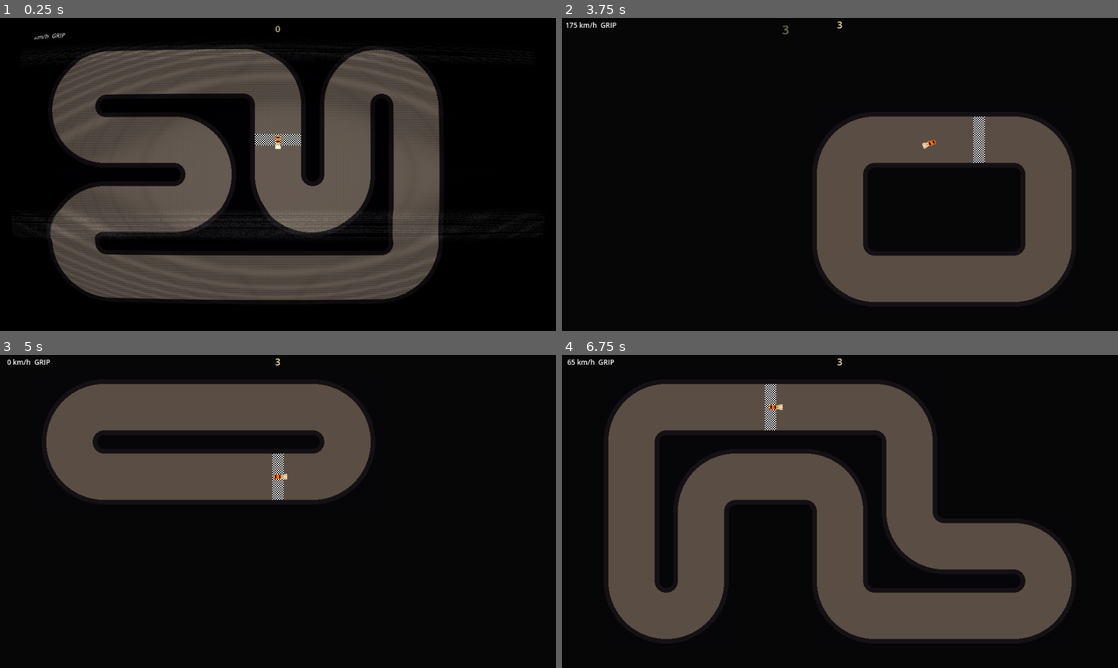
Above: before the commit, frames 1-4 (two rows, left to right).
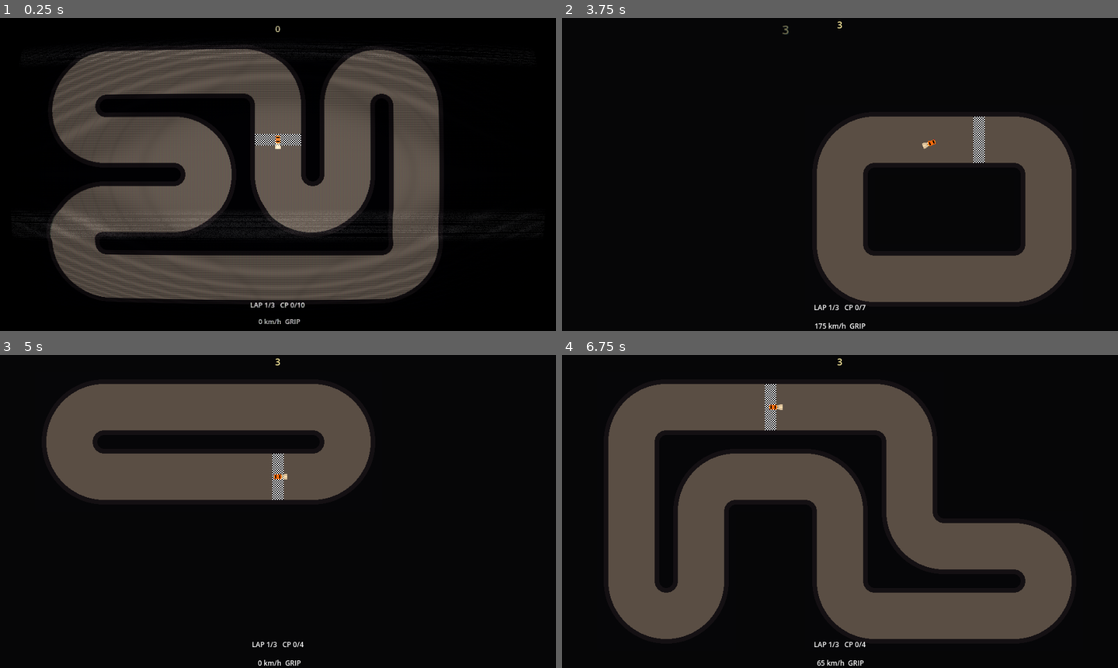
Above: after the commit, the same moments.

Repository: eben-vranken/scrapdrift
Game: Godot game, scene res://scenes/arena.tscn
The game is run twice, just before and just after one commit, with the same random seed, the same clock (stepped at 60 frames per second) and the same inputs.
Inputs:
- Up to frame 1 (0.25 s): no input
- Up to frame 2 (3.75 s): hold D (steer_right) 0.53-1.28 s; hold Space (drift) 0.53-1.28 s; tap G (regenerate) at 0.8, 1.35, 2.3, 2.85 s; hold S (brake) 1.28-2.03 s; tap Space (drift) at 1.55, 3.05 s; hold D (steer_right) 2.03-2.78 s; hold Space (drift) 2.03-2.78 s; hold W (accelerate) 2.78-3.53 s; hold A (steer_left) from 3.53 s (still down); hold F (toggle_crt) from 3.53 s (still down)
- Up to frame 3 (5 s): keep holding A (steer_left); tap G (regenerate) at 3.8 s; tap R (respawn) at 4.15 s; tap Enter at 4.25 s; release F (toggle_crt) at 4.28 s; tap Space (drift) at 4.35 s
- Up to frame 4 (6.75 s): tap R (respawn) at 5, 5.75, 6.5 s; release A (steer_left) at 5.03 s; hold S (brake) 5.03-5.78 s; hold G (regenerate) 5.03-5.78 s; hold D (steer_right) 5.78-6.53 s; tap Space (drift) at 5.85 s; hold W (accelerate) from 6.53 s (still down); hold G (regenerate) from 6.53 s (still down)

The runs differ from the first frame. In frame 1, 0.2% of the frame differs, in the area x 6-55%, y 4-98%; in frame 2, 0.3%, in the area x 0-55%, y 1-100%; in frame 3, 0.2%; in frame 4, 0.3%.

Commit message:
feat: lap system

Diff:
--- a/scenes/arena.tscn
+++ b/scenes/arena.tscn
@@ -7,6 +7,16 @@
 [ext_resource type="Script" uid="uid://b3q2871bllxx3" path="res://scripts/skid_marks.gd" id="5_skid"]
 [ext_resource type="Script" uid="uid://djjg7oyvhlvos" path="res://scripts/drift_score.gd" id="6_score"]
 [ext_resource type="Script" uid="uid://ce8deyk11r5yq" path="res://scripts/drift_popups.gd" id="7_pops"]
+[ext_resource type="Script" uid="uid://4dejmmj07pl7" path="res://scripts/lap_system.gd" id="8_laps"]
+[ext_resource type="Script" uid="uid://db2o4jbic7lld" path="res://scripts/screen_transition.gd" id="9_trans"]
+[ext_resource type="Shader" uid="uid://ch25u38rehbdc" path="res://shaders/diamond_wipe.gdshader" id="10_wipe"]
+
+[sub_resource type="ShaderMaterial" id="Mat_wipe"]
+shader = ExtResource("10_wipe")
+shader_parameter/cell_count = 14.0
+shader_parameter/progress = 0.0
+shader_parameter/spread = 0.6
+shader_parameter/cover_color = Color(0, 0, 0, 1)
 
 [node name="Arena" type="Node2D" unique_id=1666835188]
 script = ExtResource("1_arena")
@@ -34,14 +44,39 @@
 z_index = 100
 script = ExtResource("7_pops")
 
+[node name="LapSystem" type="Node" parent="." unique_id=1782004313]
+script = ExtResource("8_laps")
+
 [node name="HUD" type="CanvasLayer" parent="." unique_id=1047362807]
 
 [node name="Readout" type="Label" parent="HUD" unique_id=151312461]
-offset_left = 6.0
-offset_top = 4.0
-offset_right = 200.0
-offset_bottom = 20.0
+anchors_preset = 7
+anchor_left = 0.5
+anchor_top = 1.0
+anchor_right = 0.5
+anchor_bottom = 1.0
+offset_left = -97.0
+offset_top = -17.0
+offset_right = 97.0
+grow_horizontal = 2
+grow_vertical = 0
 theme_override_font_sizes/font_size = 12
+horizontal_alignment = 1
+
+[node name="LapReadout" type="Label" parent="HUD" unique_id=151312463]
+anchors_preset = 7
+anchor_left = 0.5
+anchor_top = 1.0
+anchor_right = 0.5
+anchor_bottom = 1.0
+offset_left = -97.0
+offset_top = -49.0
+offset_right = 97.0
+offset_bottom = -32.0
+grow_horizontal = 2
+grow_vertical = 0
+theme_override_font_sizes/font_size = 12
+horizontal_alignment = 1
 
 [node name="Score" type="Label" parent="HUD" unique_id=151312462]
 anchors_preset = 5
@@ -59,4 +94,18 @@
 text = "0"
 horizontal_alignment = 1
 
+[node name="ScreenTransition" type="CanvasLayer" parent="." unique_id=1782004314]
+layer = 90
+script = ExtResource("9_trans")
+
+[node name="Screen" type="ColorRect" parent="ScreenTransition" unique_id=1782004315]
+z_index = 1
+material = SubResource("Mat_wipe")
+anchors_preset = 15
+anchor_right = 1.0
+anchor_bottom = 1.0
+grow_horizontal = 2
+grow_vertical = 2
+mouse_filter = 2
+
 [node name="CRTOverlay" parent="." unique_id=96613536 instance=ExtResource("4_crt")]
--- /dev/null
+++ b/scenes/finish_line.tscn
@@ -0,0 +1,16 @@
+[gd_scene format=3]
+
+; The finish trigger, sized to the checkered strip on finish.png rather than the
+; whole tile. Thin along the road (x) so a lap only counts as the car crosses the
+; actual line, and as tall as the drivable corridor (y) so it cannot be driven
+; around. LapSystem instances this, drops it on the finish cell and rotates it to
+; the track's travel direction; the strip is symmetric so only that alignment
+; matters. Tune the shape here to match the art.
+
+[sub_resource type="RectangleShape2D" id="Shape_line"]
+size = Vector2(24, 80)
+
+[node name="FinishLine" type="Area2D"]
+
+[node name="CollisionShape2D" type="CollisionShape2D" parent="."]
+shape = SubResource("Shape_line")
--- a/scripts/arena.gd
+++ b/scripts/arena.gd
@@ -5,15 +5,27 @@
 
 const CarScript := preload("res://scripts/car.gd")
 const ScoreScript := preload("res://scripts/drift_score.gd")
+const LapSystemScript := preload("res://scripts/lap_system.gd")
 
 @onready var car: CarScript = $Car
 @onready var track := $Track
 @onready var skid_marks := $SkidMarks
 @onready var drift_score: ScoreScript = $DriftScore
+@onready var lap_system: LapSystemScript = $LapSystem
+@onready var transition := $ScreenTransition
 @onready var readout: Label = $HUD/Readout
 @onready var score_readout: Label = $HUD/Score
+@onready var lap_readout: Label = $HUD/LapReadout
+
+## How long the car coasts, uncontrolled, between crossing the finish and the
+## wipe starting. Long enough to watch the run land; short enough not to drag.
+const FINISH_RIDE_TIME := 1.0
 
 var spawn_point: Transform2D
+## True from the finish crossing until the new track is fully revealed. Covers
+## both the coasting second and the wipe, and is what locks out player input and
+## keeps a car that dies in that window dead.
+var _finishing := false
 
 
 func _ready() -> void:
@@ -31,6 +43,16 @@
 	score_readout.pivot_offset = score_readout.size * 0.5
 	drift_score.score_changed.connect(_on_score_changed)
 
+	lap_system.race_won.connect(_on_race_won)
+	lap_system.checkpoint_passed.connect(_on_lap_progress)
+	lap_system.lap_completed.connect(_on_lap_progress)
+	lap_system.lap_completed.connect(_on_lap_finished)
+	track.rebuilt.connect(_on_lap_progress)
+	# The swap happens while the wipe has the screen fully black, never in view.
+	transition.covered.connect(_swap_track)
+	transition.finished.connect(_on_transition_finished)
+	_on_lap_progress()
+
 
 func _process(_delta: float) -> void:
 	var state := "DRIFT" if car.is_drifting else "GRIP"
@@ -38,8 +60,13 @@
 
 
 func _unhandled_input(event: InputEvent) -> void:
+	# From the finish crossing through the coasting second and the wipe, the run is
+	# out of the player's hands; swallow respawn and regenerate until it is back.
+	if _finishing:
+		return
 	if event.is_action_pressed("respawn"):
 		car.reset(spawn_point)
+		lap_system.reset_progress()
 	elif event.is_action_pressed("regenerate"):
 		track.generate()
 		spawn_point = track.get_spawn()
@@ -57,6 +84,66 @@
 
 
 func _on_car_crashed() -> void:
+	# A crash during the victory second stays a crash: the run is already over, so
+	# leave the car where it died rather than snapping it back to the line. Freeze
+	# it on the spot too, or it would sit against the wall re-crashing every frame.
+	# The wipe is moments away and will clear it.
+	if _finishing:
+		car.set_physics_process(false)
+		return
 	# Placeholder for the real instant-death handling. The combo is not dealt with
-	# here: the score watches the same signal and drops it on its own.
+	# here: the score watches the same signal and drops it on its own, and the lap
+	# system watches it too to clear whatever checkpoints were pending.
 	car.reset(spawn_point)
+
+
+## The race is over. The car coasts out the finish for a beat with the controls
+## dead, then the wipe takes over. Freezing waits until the wipe actually starts,
+## so the car keeps rolling through the celebration rather than stopping on a dime.
+func _on_race_won() -> void:
+	_finishing = true
+	car.input_locked = true
+
+	await get_tree().create_timer(FINISH_RIDE_TIME).timeout
+
+	car.set_physics_process(false)
+	transition.play()
+
+
+## The new track is fully revealed. Hand control back and re-arm for the next win.
+func _on_transition_finished() -> void:
+	car.set_physics_process(true)
+	car.input_locked = false
+	_finishing = false
+
+
+## Runs on the wipe's black midpoint, off the transition's covered signal. Two
+## things ride on that timing. The obvious one is that the new track is never
+## seen popping in. The other is that covered fires from a tween, on an idle
+## frame, so building the track here lands clear of the physics flush the finish
+## trigger fired from, which is not allowed to add the new barrier bodies.
+##
+## The lap system rebuilds its own checkpoints off track.rebuilt, so this only
+## has to deal with the parts arena owns: the car and its spawn point.
+func _swap_track() -> void:
+	track.generate()
+	spawn_point = track.get_spawn()
+	car.reset(spawn_point)
+
+
+## Crossing the finish line banks whatever combo is pending, so a lap's drifts
+## are cashed into the score at the line rather than left on the link-window clock
+## or carried into the next track. Fires on every lap, the final one included.
+func _on_lap_finished(_lap: int, _laps: int) -> void:
+	drift_score.cash_in()
+
+
+## Takes optional args it ignores, so the same handler can sit on the bare
+## rebuilt signal and on checkpoint_passed / lap_completed, which carry two each.
+func _on_lap_progress(_a = null, _b = null) -> void:
+	lap_readout.text = "LAP %d/%d   CP %d/%d" % [
+		mini(lap_system.lap + 1, lap_system.laps_to_win),
+		lap_system.laps_to_win,
+		lap_system.next_checkpoint,
+		lap_system.checkpoint_count(),
+	]
--- a/scripts/car.gd
+++ b/scripts/car.gd
@@ -92,6 +92,11 @@
 var drift_angle := 0.0
 var is_drifting := false
 
+## When true the car ignores all driving input and just coasts, still colliding
+## and still able to crash. Set for the victory second after the finish line, so
+## the run plays itself out instead of being steered through the celebration.
+var input_locked := false
+
 var _drift_angular_velocity := 0.0
 var _drift_rumble_timer := 0.0
 var _crash_rumble_left := 0.0
@@ -104,9 +109,15 @@
 
 
 func _physics_process(delta: float) -> void:
-	var steer := Input.get_axis("steer_left", "steer_right")
-	var throttle := Input.get_action_strength("accelerate")
-	var brake := Input.get_action_strength("brake")
+	# Locked out during the victory second: the car keeps its momentum and physics
+	# but the sticks read flat, so it coasts the finish rather than being driven.
+	var steer := 0.0
+	var throttle := 0.0
+	var brake := 0.0
+	if not input_locked:
+		steer = Input.get_axis("steer_left", "steer_right")
+		throttle = Input.get_action_strength("accelerate")
+		brake = Input.get_action_strength("brake")
 
 	# Drift state is decided first so the speed rules below know which set to
 	# apply this frame rather than last frame's.
@@ -162,7 +173,7 @@
 ## Entry is gated on speed. Staying in a drift is gated on nothing: the only
 ## thing that ends it is the player letting go of the button.
 func _update_drift(steer: float, delta: float) -> void:
-	var held := Input.is_action_pressed("drift")
+	var held := not input_locked and Input.is_action_pressed("drift")
 	if held and not is_drifting:
 		if absf(speed) >= drift_entry_speed:
 			is_drifting = true
--- a/scripts/drift_score.gd
+++ b/scripts/drift_score.gd
@@ -236,13 +236,25 @@
 
 
 func _bank() -> void:
+	# Captured before the reset below, which puts multiplier back to 1. The points
+	# already carry it, but the popup shows the multiplier alongside them, so it has
+	# to be the one the combo actually landed on.
+	var landed_multiplier := multiplier
 	var earned := roundi(pending * multiplier)
 	_reset_combo()
 	if earned <= 0:
 		return
 	score += earned
-	combo_banked.emit(earned, multiplier)
+	combo_banked.emit(earned, landed_multiplier)
 	score_changed.emit(score)
+
+
+## Banks the pending combo right now, wherever the link window happens to sit.
+## For a hard stop like crossing the finish line: the run's drifts are cashed into
+## the score then rather than left hanging on the clock or carried to the next
+## track. A no-op when there is nothing pending.
+func cash_in() -> void:
+	_bank()
 
 
 ## Points that never make it into the score. The signal carries what the combo
--- /dev/null
+++ b/scripts/lap_system.gd
@@ -0,0 +1,187 @@
+extends Node
+
+## Turns the generated track into a race, entirely behind the scenes: no visuals
+## of its own, just triggers and a lap count that the HUD reads.
+##
+## Checkpoints are areas dropped on a random subset of the track's cells, kept in
+## the order the car actually drives them. Each fills its whole tile, so there is
+## no line through the cell that misses it. The finish line only banks a lap once
+## every checkpoint has been touched since the last crossing, which is what stops
+## a lap being claimed by parking on the line or cutting the infield to skip the
+## loop. Reaching laps_to_win regenerates the track.
+##
+## A crash or a manual respawn sends the car back to the start line, so either
+## one clears whatever checkpoint progress was pending for the lap in flight.
+## Laps already banked are untouched, the same way a crash costs the drift combo
+## in flight but not the score already banked.
+
+signal checkpoint_passed(index: int, total: int)
+signal lap_completed(lap: int, laps_to_win: int)
+signal race_won
+
+const TrackScript := preload("res://scripts/track.gd")
+const CarScript := preload("res://scripts/car.gd")
+const FinishLineScene := preload("res://scenes/finish_line.tscn")
+
+@export var track_path: NodePath = ^"../Track"
+@export var car_path: NodePath = ^"../Car"
+
+@export_group("Checkpoints")
+## Share of the track's non-finish cells turned into checkpoints, redrawn at
+## random on every generation.
+@export_range(0.1, 1.0) var checkpoint_density := 0.45
+## Floor on the count above, so a short track never generates so few that the
+## finish line is effectively the whole race.
+@export var min_checkpoints := 3
+
+@export_group("Laps")
+@export var laps_to_win := 3
+
+var lap := 0
+var next_checkpoint := 0
+
+var _track: TrackScript
+var _car: CarScript
+var _rng := RandomNumberGenerator.new()
+var _finish_area: Area2D
+var _checkpoints: Array[Area2D] = []
+
+
+func _ready() -> void:
+	_track = get_node_or_null(track_path) as TrackScript
+	_car = get_node_or_null(car_path) as CarScript
+	if _track == null or _car == null:
+		push_error("LapSystem: track_path or car_path is wrong, laps will not be tracked.")
+		return
+
+	_rng.randomize()
+	_car.crashed.connect(reset_progress)
+	_track.rebuilt.connect(_on_track_rebuilt)
+	# Track has already built itself by the time this node's _ready runs, so the
+	# first course is laid out directly rather than waiting on a signal that has
+	# already fired. Later rebuilds come through _on_track_rebuilt.
+	_rebuild_course()
+
+
+func checkpoint_count() -> int:
+	return _checkpoints.size()
+
+
+## Clears whatever checkpoints are pending for the lap in progress, without
+## touching laps already banked. Safe to call any time, including mid-course.
+func reset_progress() -> void:
+	next_checkpoint = 0
+
+
+## A rebuild that lands mid-frame arrives while the physics server is flushing its
+## queries, since the finish trigger that regenerated the track is one of those
+## queries. Adding areas to a space is forbidden there, so the whole rebuild is
+## pushed to the idle frame after.
+func _on_track_rebuilt() -> void:
+	_rebuild_course.call_deferred()
+
+
+func _rebuild_course() -> void:
+	_clear_course()
+	lap = 0
+	next_checkpoint = 0
+
+	var cells := _pick_checkpoint_cells()
+	for i in cells.size():
+		_checkpoints.append(_make_trigger(cells[i], _on_checkpoint_entered.bind(i)))
+
+	_finish_area = _make_finish()
+
+
+func _clear_course() -> void:
+	for area in _checkpoints:
+		area.queue_free()
+	_checkpoints.clear()
+	if _finish_area != null:
+		_finish_area.queue_free()
+		_finish_area = null
+
+
+## Every cell but the finish, in the order the car actually drives them starting
+## just past the start line. Picking a random subset of positions within that
+## list rather than shuffling the cells themselves is what keeps the chosen
+## checkpoints in track order for free.
+func _pick_checkpoint_cells() -> Array[Vector2i]:
+	var path: Array = _track.path
+	var count := path.size()
+	var order: Array[int] = []
+	for step in range(1, count):
+		order.append(posmod(_track.finish_index + step, count))
+
+	var wanted := clampi(
+		roundi(order.size() * checkpoint_density), mini(min_checkpoints, order.size()), order.size()
+	)
+	var positions: Array = range(order.size())
+	_shuffle(positions)
+	positions = positions.slice(0, wanted)
+	positions.sort()
+
+	var cells: Array[Vector2i] = []
+	for p in positions:
+		cells.append(path[order[p]])
+	return cells
+
+
+## The trigger fills the whole tile, so there is no line through the cell that
+## misses it: cross the tile and the car body is inside the area.
+func _make_trigger(cell: Vector2i, on_entered: Callable) -> Area2D:
+	var area := Area2D.new()
+	area.position = _track.cell_to_world(cell)
+
+	var square := RectangleShape2D.new()
+	square.size = Vector2.ONE * _track.tile_size
+	var shape := CollisionShape2D.new()
+	shape.shape = square
+	area.add_child(shape)
+
+	area.body_entered.connect(on_entered)
+	add_child(area)
+	return area
+
+
+## The finish, unlike the checkpoints, is a concrete scene: its collision is the
+## checkered strip rather than the whole tile, so a lap banks as the car crosses
+## the actual line. get_spawn already gives the finish cell's position and travel
+## rotation, which is exactly the transform the strip has to sit at.
+func _make_finish() -> Area2D:
+	var finish: Area2D = FinishLineScene.instantiate()
+	var placement := _track.get_spawn()
+	finish.position = placement.origin
+	finish.rotation = placement.get_rotation()
+	finish.body_entered.connect(_on_finish_entered)
+	add_child(finish)
+	return finish
+
+
+## Ignores anything out of sequence rather than erroring on it, so driving past a
+## later checkpoint before an earlier one is simply a non-event: the car has to
+## come back round for the one that is actually due.
+func _on_checkpoint_entered(body: Node2D, index: int) -> void:
+	if body != _car or index != next_checkpoint:
+		return
+	next_checkpoint += 1
+	checkpoint_passed.emit(index, _checkpoints.size())
+
+
+func _on_finish_entered(body: Node2D) -> void:
+	if body != _car or next_checkpoint < _checkpoints.size():
+		return
+	next_checkpoint = 0
+
+	lap += 1
+	lap_completed.emit(lap, laps_to_win)
+	if lap >= laps_to_win:
+		race_won.emit()
+
+
+func _shuffle(array: Array) -> void:
+	for i in range(array.size() - 1, 0, -1):
+		var j := _rng.randi_range(0, i)
+		var swap = array[i]
+		array[i] = array[j]
+		array[j] = swap
--- /dev/null
+++ b/scripts/screen_transition.gd
@@ -0,0 +1,74 @@
+extends CanvasLayer
+
+## Drives the diamond wipe that hides one track being swapped for the next.
+##
+## A run is two halves. The cover half grows the diamonds until the screen is
+## solid, and at that instant `covered` fires: this is the one frame on which the
+## old track can be torn down and the new one built without any of it showing.
+## The reveal half shrinks them back to nothing.
+##
+## Whatever listens to `covered` also gets the wipe for free as a fix for a
+## subtler problem. A track rebuilt straight out of the finish trigger runs while
+## the physics server is mid-flush, which it forbids. `covered` fires from a tween
+## step, i.e. on an idle frame, so the rebuild hung off it lands safely clear of
+## that flush.
+
+## The screen is fully black and the swap can happen. Fires once per play, at the
+## turn between covering and revealing.
+signal covered
+
+## The wipe has fully retracted and the new track is on show.
+signal finished
+
+## Seconds each half of the wipe takes. The cover is a touch quicker than the
+## reveal so the screen commits to black fast and then opens up more gently onto
+## whatever was built behind it.
+@export var cover_time := 0.35
+@export var reveal_time := 0.45
+
+@onready var _screen: ColorRect = $Screen
+
+var _material: ShaderMaterial
+var _running := false
+
+
+func _ready() -> void:
+	_material = _screen.material as ShaderMaterial
+	# Starts fully open and out of the way. mouse_filter is set in the scene so
+	# the transparent rect never eats input while it is idle.
+	_set_progress(0.0)
+	visible = false
+
+
+## Runs the full wipe. Ignores a second call while one is already under way, so a
+## double lap trigger cannot start two overlapping sweeps.
+func play() -> void:
+	if _running:
+		return
+	_running = true
+	visible = true
+
+	var tween := create_tween()
+	tween.tween_method(_set_progress, 0.0, 1.0, cover_time).set_ease(Tween.EASE_IN)
+	# The swap point. Emitted from inside the tween, so it lands on an idle frame
+	# rather than in the physics flush the lap trigger fired from.
+	tween.tween_callback(func() -> void: covered.emit())
+	tween.tween_method(_set_progress, 1.0, 0.0, reveal_time).set_ease(Tween.EASE_OUT)
+	tween.tween_callback(_end)
+
+
+## True from the moment a wipe starts until it has fully retracted. Callers gate
+## input on this so the car cannot be driven behind the cover.
+func is_playing() -> bool:
+	return _running
+
+
+func _end() -> void:
+	visible = false
+	_running = false
+	finished.emit()
+
+
+func _set_progress(value: float) -> void:
+	if _material != null:
+		_material.set_shader_parameter("progress", value)
--- /dev/null
+++ b/shaders/diamond_wipe.gdshader
@@ -0,0 +1,60 @@
+shader_type canvas_item;
+render_mode unshaded;
+
+// Diamond-grid screen wipe, the kind a 16-bit console used between rooms.
+//
+// The screen is cut into a grid of square cells, each holding a diamond of the
+// cover colour that grows from its centre. Rather than every diamond growing at
+// once, a wavefront crosses the screen diagonally: the top-left cell fills first
+// and the bottom-right last, so the cover sweeps corner to corner. Running
+// progress 0 -> 1 sweeps the frame away; 1 -> 0 sweeps it back, same direction,
+// so the two halves read as one bar travelling across.
+//
+// There is no fade anywhere in here: a pixel is either covered or it is not, so
+// the edge of each diamond stays hard the whole way across rather than
+// dissolving. That hard edge is the whole look, and the CRT pass on the layer
+// above softens it just enough to sit with the rest of the image.
+
+// How many cells span the width. More cells means smaller, denser diamonds.
+// Aspect is corrected in fragment so the cells stay square.
+uniform float cell_count = 14.0;
+
+// 0 shows nothing of the wipe, 1 is a fully covered screen.
+uniform float progress : hint_range(0.0, 1.0) = 0.0;
+
+// How much of the diagonal is mid-wipe at any instant, as a share of its length.
+// Small values give a tight, near-straight sweep line; large values spread the
+// growing diamonds into a broad diagonal band. 0 makes the whole screen fill at
+// once, which is the old everywhere-together behaviour.
+uniform float spread : hint_range(0.0, 2.0) = 0.6;
+
+uniform vec4 cover_color : source_color = vec4(0.0, 0.0, 0.0, 1.0);
+
+void fragment() {
+	// Square cells regardless of a wide viewport. cell_count cells span the width;
+	// the height gets however many the aspect ratio asks for so a cell stays as
+	// tall as it is wide. SCREEN_PIXEL_SIZE.x / .y is height / width, which is
+	// exactly the count scale the vertical axis needs.
+	vec2 counts = vec2(cell_count, cell_count * SCREEN_PIXEL_SIZE.x / SCREEN_PIXEL_SIZE.y);
+	vec2 grid = UV * counts;
+
+	// Manhattan distance from the cell centre draws a diamond rather than a circle.
+	// It runs 0 at the centre out to 1.0 at the four corners.
+	vec2 cell = fract(grid) - 0.5;
+	float d = abs(cell.x) + abs(cell.y);
+
+	// Where this cell sits along the top-left to bottom-right diagonal, 0 to 1.
+	// Taken from the cell centre so every pixel of one diamond shares a value and
+	// the diamond grows evenly instead of being skewed across its own width.
+	vec2 cell_center = (floor(grid) + 0.5) / counts;
+	float diagonal = (cell_center.x + cell_center.y) * 0.5;
+
+	// The wavefront. progress is stretched by (1 + spread) and offset by the
+	// cell's place on the diagonal, so top-left cells reach full cover before
+	// progress hits 1 and bottom-right cells only get there right at the end.
+	float local = clamp(progress * (1.0 + spread) - diagonal * spread, 0.0, 1.0);
+
+	// Hard cut, no blend. Covered wherever the diamond has grown past this pixel.
+	float covered = step(d, local);
+	COLOR = vec4(cover_color.rgb, covered * cover_color.a);
+}
Not shown, added: scripts/lap_system.gd.uid
Not shown, added: scripts/screen_transition.gd.uid
Not shown, added: shaders/diamond_wipe.gdshader.uid
